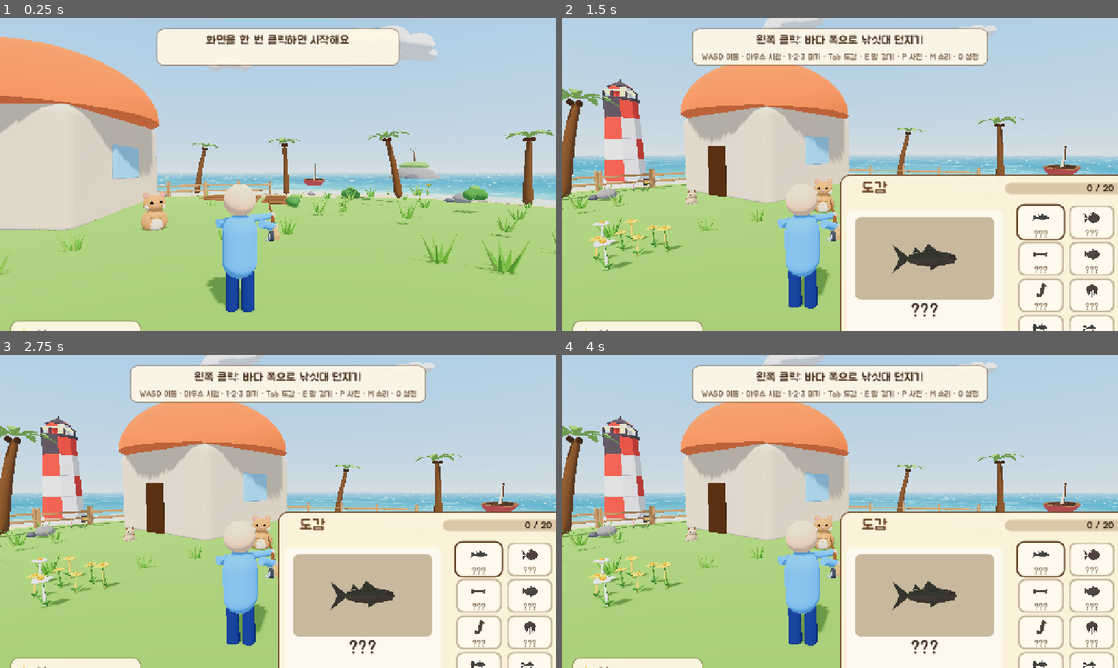
Above: before the commit, frames 1-4 (two rows, left to right).
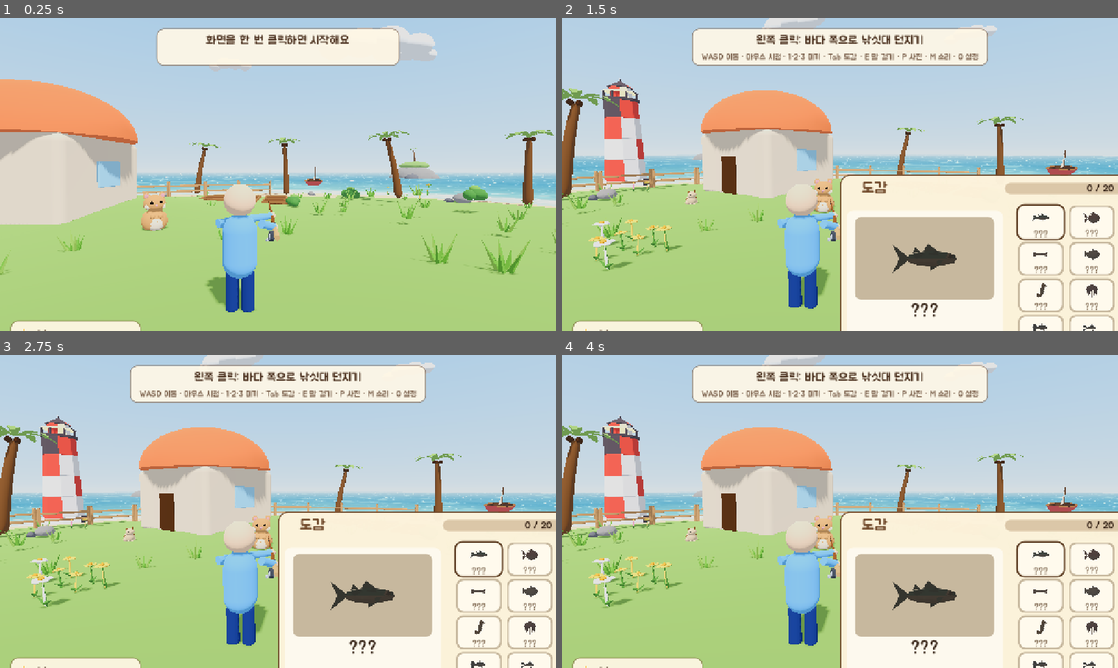
Above: after the commit, the same moments.

Repository: qudrhks36-svg/hanroro-seat-checker
Game: Godot game, scene res://main.tscn
Two runs of this game, one before a commit and one after it. Both use one fixed random seed, a clock stepped at 60 frames per second and the inputs below.
Inputs (mouse positions are in pixels of both pictures, inside the frame that each line leads up to):
- Up to frame 1 (0.25 s): no input
- Up to frame 2 (1.5 s): tap Enter at 0.5 s; move the mouse to (962, 158) at 0.52 s; hold Right 0.53-1.28 s; tap E at 0.6 s; click (962, 158) at 0.67 s; move the mouse to (812, 174) at 1.27 s; hold Up from 1.28 s (still down); tap Tab at 1.35 s
- Up to frame 3 (2.75 s): keep holding Up; tap Space at 2 s; move the mouse to (289, 505) at 2.02 s; tap F at 2.1 s
- Up to frame 4 (4 s): keep holding Up; move the mouse to (834, 517) at 2.77 s; tap 1 at 2.85 s; click (834, 517) at 2.92 s; move the mouse to (878, 514) at 3.52 s; tap 6 at 3.6 s

The runs differ from the first frame. In frame 1, 8.8% of the frame differs, in the area x 0-59%, y 6-68%; in frame 2, 7.6%; in frame 3, 7.6%; in frame 4, 7.6%.

Commit message:
feat(godot): shrink cabin, pier and boats with matched door and decor positions
Co-Authored-By: Claude Sonnet 5.5 <noreply@anthropic.com>

Diff:
--- a/fishing-game/godot/data/scale.json
+++ b/fishing-game/godot/data/scale.json
@@ -2,9 +2,10 @@
   "prefix": {
     "Island/Bartle": 0.85, "Island/Cat": 0.85, "Island/Merchant": 0.85, "Island/Seagull": 0.85,
     "Island/PalmTree": 0.8, "Landmarks/Palms": 0.8, "Landmarks/Lighthouse": 0.8,
+    "Island/Cabin": 0.8, "Island/Pier": [1.0, 0.8, 0.8], "Island/BoatSpot": 0.85, "Landmarks/SeaDecor/Boat": 0.85,
     "Decor/Bushes": 0.8, "Decor/Rocks": 0.8, "Decor/Grass": 0.85, "Decor/Flowers": 0.8, "Decor/Beach": 0.85
   },
   "meadow_tree": 0.85,
   "meadow_prop": 0.8,
-  "rule": "GDD 8번 3인칭 2단계: 오브젝트 크기를 길 이름(path) 앞부분으로 골라 곱함. 자리는 그대로(모델 바닥 기준으로 줄어듦). 집·부두는 위치 연동이 많아 다음 단계."
+  "rule": "GDD 8번 3인칭 2~3단계: 오브젝트 크기를 길 이름(path) 앞부분으로 골라 곱함(숫자 하나 = 모든 방향, [x,y,z] = 방향별). 자리는 그대로(모델 바닥 기준으로 줄어듦). 집(Island/Cabin)을 줄이면 cabin.gd의 문 자리와 home_decor.gd의 굴뚝·깃발·등불·풍경 자리도 같이 맞춰야 함. 부두는 길이(x)는 그대로 두고 폭·높이만 줄임(해변과 끝 자리 유지)."
 }
--- a/fishing-game/godot/scripts/cabin.gd
+++ b/fishing-game/godot/scripts/cabin.gd
@@ -7,8 +7,8 @@
 const TimeScript := preload("res://scripts/time_of_day.gd")
 const SfxScript := preload("res://scripts/sfx.gd")
 
-const DOOR_OUT := Vector3(-8.0, 1.1, -3.1)          # 오두막 문 가운데 (유니티 (-8, 1.1, 3.1))
-const STAND_OUT := Vector3(-8.0, 0.0, -1.4)         # 나왔을 때 서는 자리
+const DOOR_OUT := Vector3(-8.0, 0.88, -3.68)         # 오두막 문 가운데 (유니티 (-8, 1.1, 3.1)을 집 0.8배로 줄인 자리)
+const STAND_OUT := Vector3(-8.0, 0.0, -2.0)         # 나왔을 때 서는 자리
 const ROOM := Vector3(400, 0, 0)                     # 방 바닥 가운데 (섬 밖)
 const ROOM_W := 6.0
 const ROOM_D := 5.0
--- a/fishing-game/godot/scripts/home_decor.gd
+++ b/fishing-game/godot/scripts/home_decor.gd
@@ -7,8 +7,11 @@
 const WorldScript := preload("res://scripts/world.gd")
 const TimeScript := preload("res://scripts/time_of_day.gd")
 
-const ITEM_POS := [[-9.8, 2.4], [-4.6, 1.0], [-6.0, 2.85], [-7.5, -1.2], [-11.4, -3.5]]   # 화분·파라솔·풍경·모닥불·해먹 (유니티 x, z)
-const CHIME_Y := 3.45                      # 풍경은 처마 끝에 걸림
+const ITEM_POS := [[-9.8, 2.4], [-4.6, 1.0], [-6.4, 3.48], [-7.5, -1.2], [-11.4, -3.5]]   # 화분·파라솔·풍경·모닥불·해먹 (유니티 x, z)
+const CHIME_Y := 2.76                      # 풍경은 처마 끝에 걸림 (집 0.8배)
+const CAB_K := 0.8                          # 집을 줄인 배율 (data/scale.json "Island/Cabin"과 같아야 함)
+const CAB_C := Vector3(-8.0, 0.0, 6.0)      # 집 중심 (유니티 좌표) — 집에 붙은 것들은 이 점을 기준으로 줄임
+const DECOR_K := 0.85                       # 집 옆 장식(화분·파라솔·모닥불·해먹) 크기
 const CLEAR_ZONES := [[-9.8, 2.4, 0.6, 0.6], [-4.6, 1.0, 1.5, 1.5], null, [-7.5, -1.2, 1.0, 1.0], [-11.4, -3.5, 1.0, 2.0]]   # {x, z, 반폭 x, 반폭 z}
 const MODELS := ["Home_Pot", "Home_Parasol", "Home_Chime", "Home_Fire", "Home_Hammock"]
 const ROOF_NEW := Color(0.28, 0.58, 0.66)
@@ -42,6 +45,10 @@
 static func _g(p: Vector3) -> Vector3:   # 유니티 좌표 → 고닷 좌표
 	return Vector3(p.x, p.y, -p.z)
 
+# 집 원래 크기 기준 유니티 좌표를 집 0.8배 기준으로 (집 중심에 가까워지고 높이도 줄어듦)
+static func _cab(p: Vector3) -> Vector3:
+	return Vector3(CAB_C.x + (p.x - CAB_C.x) * CAB_K, p.y * CAB_K, CAB_C.z + (p.z - CAB_C.z) * CAB_K)
+
 func setup(world_node: Node3D) -> void:
 	world = world_node
 	Game.ensure_loaded()
@@ -66,7 +73,7 @@
 	root.position = _g(Vector3(pos[0], CHIME_Y if i == 2 else 0.0, pos[1]))   # 땅 높이는 처음 나타날 때 잼(물리 세계가 준비된 뒤)
 	root.visible = false
 	items[i] = root
-	var model := _spawn(MODELS[i], root)
+	var model := _spawn(MODELS[i], root, CAB_K if i == 2 else DECOR_K)
 	match i:
 		2:
 			chime = model   # 모델의 원점 = 처마에 거는 점이라 통째로 흔들면 됨
@@ -158,12 +165,12 @@
 	# 1단계: 굴뚝(+ 연기)
 	chimney = Node3D.new()
 	chimney.name = "Chimney"
-	chimney.position = _g(Vector3(-9.6, 5.5, 7.4))   # 둥근 지붕 위(지붕 높이 약 5.35)
+	chimney.position = _g(_cab(Vector3(-9.6, 5.5, 7.4)))   # 둥근 지붕 위(지붕 높이 약 5.35 × 0.8)
 	add_child(chimney)
-	var cm := _spawn("Home_Chimney", chimney)
-	cm.position = Vector3(0, -0.4, 0)
+	var cm := _spawn("Home_Chimney", chimney, CAB_K)
+	cm.position = Vector3(0, -0.4 * CAB_K, 0)
 	smoke = CPUParticles3D.new()
-	smoke.position = Vector3(0, 1.0, 0)
+	smoke.position = Vector3(0, 1.0 * CAB_K, 0)
 	smoke.amount = 20
 	smoke.lifetime = 3.2
 	smoke.local_coords = false
@@ -192,19 +199,19 @@
 	# 2단계: 지붕 깃발 + 문 옆 등불 + 창문 불빛
 	flag_group = Node3D.new()
 	flag_group.name = "Flag"
-	flag_group.position = _g(Vector3(-8.0, 5.8, 6.0))   # 둥근 지붕 꼭대기(5.85)
+	flag_group.position = _g(_cab(Vector3(-8.0, 5.8, 6.0)))   # 둥근 지붕 꼭대기(5.85 × 0.8)
 	add_child(flag_group)
-	var fm := _spawn("Home_Flag", flag_group)
+	var fm := _spawn("Home_Flag", flag_group, CAB_K)
 	flag = fm.find_child("FlagCloth", true, false)   # 천(원점 = 깃대)만 살랑
 	lantern_group = Node3D.new()
 	lantern_group.name = "Lantern"
-	lantern_group.position = _g(Vector3(-6.7, 2.3, 2.8))
+	lantern_group.position = _g(_cab(Vector3(-6.7, 2.3, 2.8)))
 	add_child(lantern_group)
-	_spawn("Home_Lantern", lantern_group)
+	_spawn("Home_Lantern", lantern_group, CAB_K)
 	lantern_light = _light(lantern_group, Vector3.ZERO, LIGHT_COLOR, 7.0)
 	# 창문 앞 불빛: 유니티는 등불 기준 로컬 좌표 (-11.9+6.7, -0.7, 6-2.8)·(-3.9+6.7, -0.7, 6-2.8)
-	window_light_l = _light(lantern_group, _g(Vector3(-11.9 + 6.7, -0.7, 6.0 - 2.8)), LIGHT_COLOR, 5.0)   # 서쪽 창 앞
-	window_light_r = _light(lantern_group, _g(Vector3(-3.9 + 6.7, -0.7, 6.0 - 2.8)), LIGHT_COLOR, 5.0)    # 동쪽 창 앞
+	window_light_l = _light(lantern_group, _g(_cab(Vector3(-11.9, 1.6, 6.0)) - _cab(Vector3(-6.7, 2.3, 2.8))), LIGHT_COLOR, 5.0)   # 서쪽 창 앞
+	window_light_r = _light(lantern_group, _g(_cab(Vector3(-3.9, 1.6, 6.0)) - _cab(Vector3(-6.7, 2.3, 2.8))), LIGHT_COLOR, 5.0)    # 동쪽 창 앞
 
 func _process(delta: float) -> void:
 	for i in 5:
@@ -227,7 +234,7 @@
 	if items[2].visible:
 		# 유니티 Euler(wind*9, 0, sin*7)를 고닷으로: x축 회전 부호만 반대(z 반전)
 		var q := Quaternion(Vector3.RIGHT, -deg_to_rad(wind * 9.0)) * Quaternion(Vector3.BACK, deg_to_rad(sin(t * 1.3) * 7.0))
-		chime.basis = Basis(q) * WorldScript.MODEL_FIX
+		chime.basis = Basis(q) * WorldScript.MODEL_FIX * Basis.from_scale(Vector3.ONE * CAB_K)
 		chime_timer -= delta
 		if chime_timer <= 0.0:
 			chime_timer = randf_range(10.0, 22.0)
@@ -280,9 +287,9 @@
 
 # ---- 공통 ----
 # 장식 모델 (assets/models/extra/<이름>.fbx)을 부모 아래에 놓는다: 유니티 로컬 회전 없음 → 모델 보정만. 재질 이름 "C_RRGGBB"를 색으로.
-func _spawn(res: String, parent: Node3D) -> Node3D:
+func _spawn(res: String, parent: Node3D, k: float = 1.0) -> Node3D:
 	var model: Node3D = (load("res://assets/models/extra/%s.fbx" % res) as PackedScene).instantiate()
-	model.basis = WorldScript.MODEL_FIX
+	model.basis = WorldScript.MODEL_FIX * Basis.from_scale(Vector3.ONE * k)
 	parent.add_child(model)
 	WorldScript.tint_c_materials(model)
 	return model
--- a/fishing-game/godot/scripts/world.gd
+++ b/fishing-game/godot/scripts/world.gd
@@ -45,12 +45,13 @@
 			m.roughness = roughness
 			mi.set_surface_override_material(i, m)
 
-# 이 항목의 크기 배율(data/scale.json의 길 이름 앞부분과 맞는 것, 없으면 1)
-func scale_of(path: String) -> float:
+# 이 항목의 크기 배율(data/scale.json의 길 이름 앞부분과 맞는 것, 없으면 1). 숫자 하나는 모든 방향, [x,y,z]는 방향별
+func scale_of(path: String) -> Vector3:
 	for k in obj_scale["prefix"]:
 		if path.begins_with(k):
-			return float(obj_scale["prefix"][k])
-	return 1.0
+			var v = obj_scale["prefix"][k]
+			return Vector3(v[0], v[1], v[2]) if v is Array else Vector3.ONE * float(v)
+	return Vector3.ONE
 
 static func model_path(source: String) -> String:
 	# 유니티 Assets/Models/X.fbx → assets/models/X.fbx, Assets/Resources/Models/Y.fbx → assets/models/extra/Y.fbx
Not shown, changed: fishing-game/changelog/2026-10-12.md
Not shown, changed: fishing-game/docs/GDD.md
